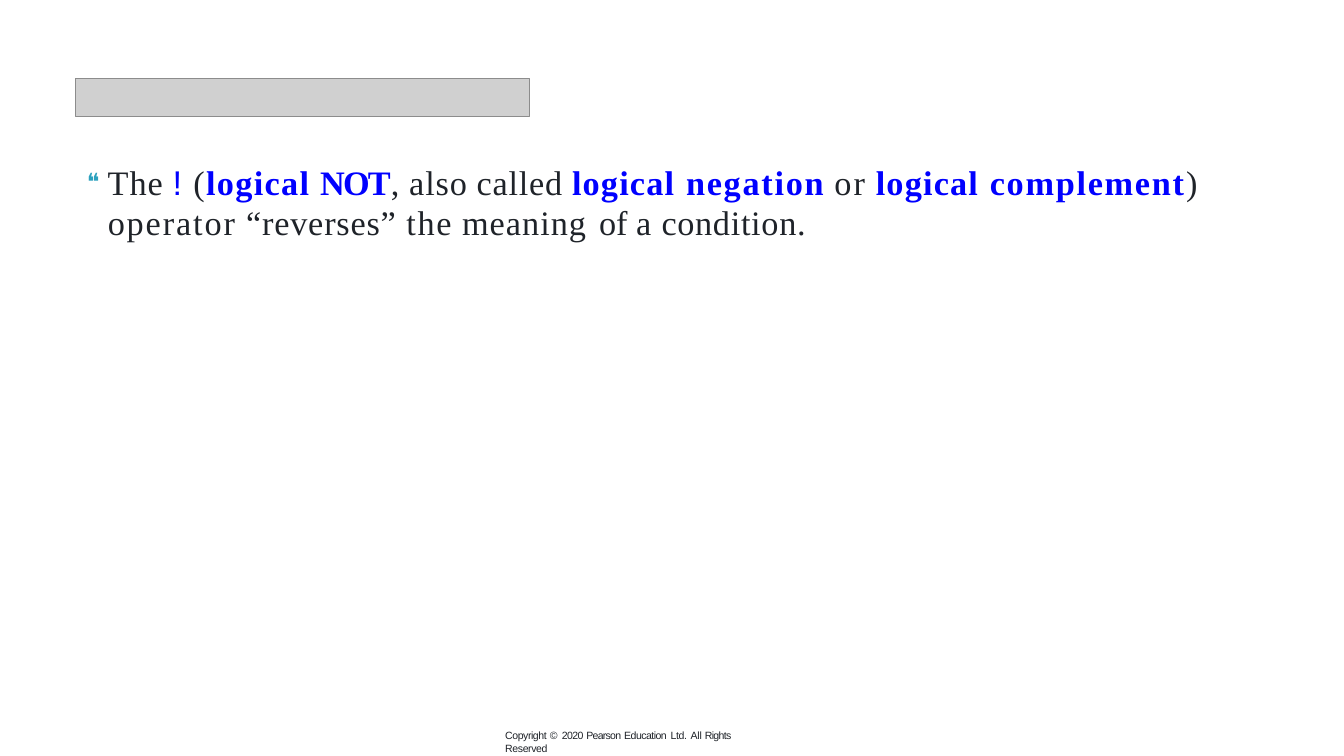
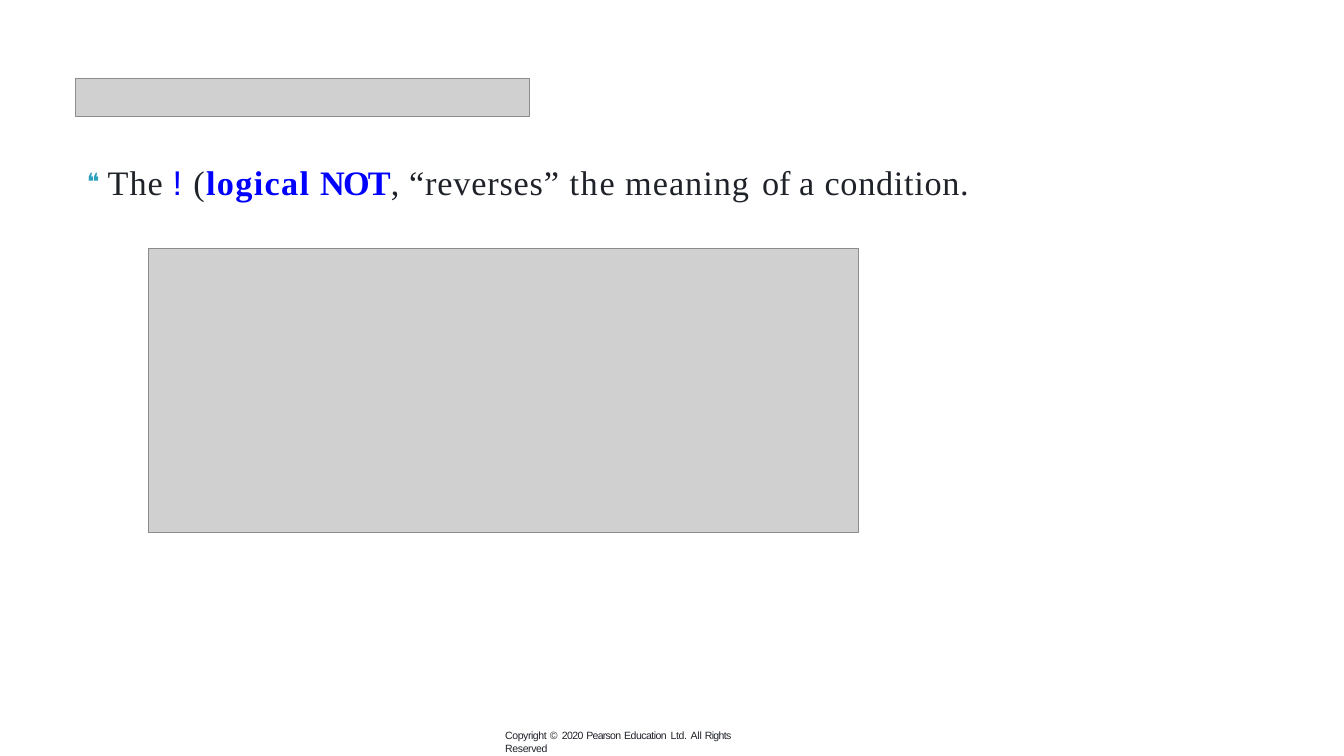
Before and after one commit to xiaoleibi/DMU26, a slide deck: slide 10 of ppt/Uge39_Selection.pptx (slide 11 before the commit). Drawn at 1344x756 pixels with LibreOffice and Linux fonts; fonts in the diff are those of the drawing; grey boxes stand for pictures. Boxes give left, top, right and bottom in pixels: in the first picture for what was removed or moved away, otherwise in the second. Text is boxed around its words. In the diff, an @@ line names an element or a change of style, - is before the commit and + after.

```diff
--- a/ppt/Uge39_Selection.pptx
+++ b/ppt/Uge39_Selection.pptx
@@ text at bbox=[108, 171, 969, 202]: text changed @@
-❝ The ! (logical NOT, also called logical negation or logical complement)
-operator “reverses” the meaning of a condition.
+❝ The ! (logical NOT, “reverses” the meaning of a condition.
@@ picture added at bbox=[149, 248, 859, 532] @@
```
Also in this commit, not shown: 14 other slides changed, 3 slides added, 7 slides removed.
